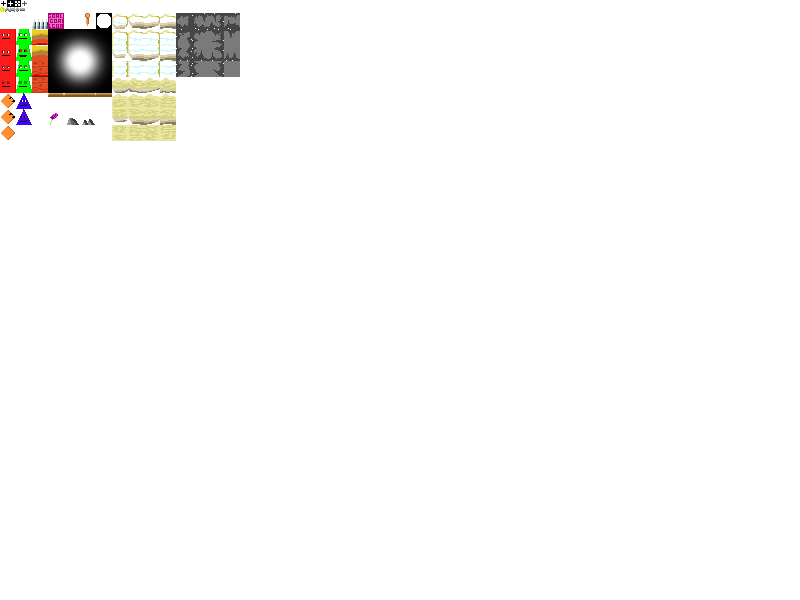
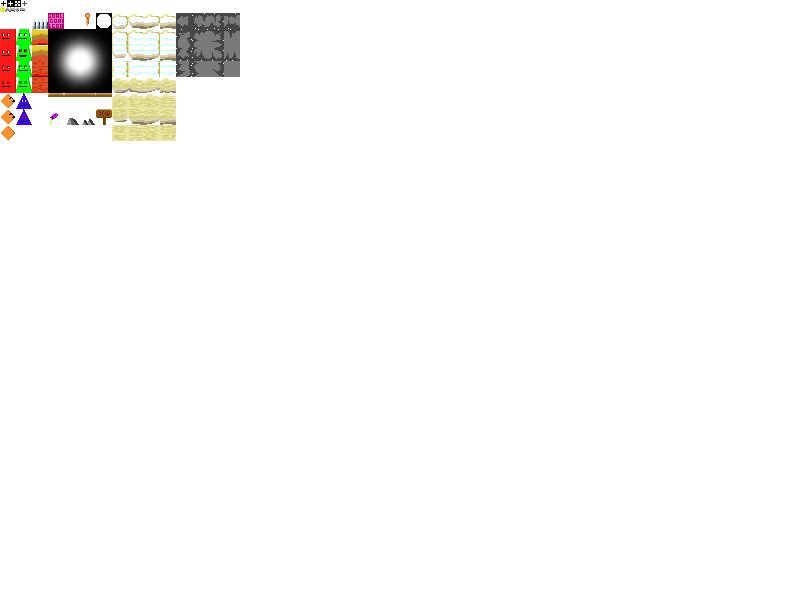
Revision of a layered 800 x 600 image; what changed, layer by layer:
added layer "DangerSign" in group "Decor" over [96, 109, 112, 125]
